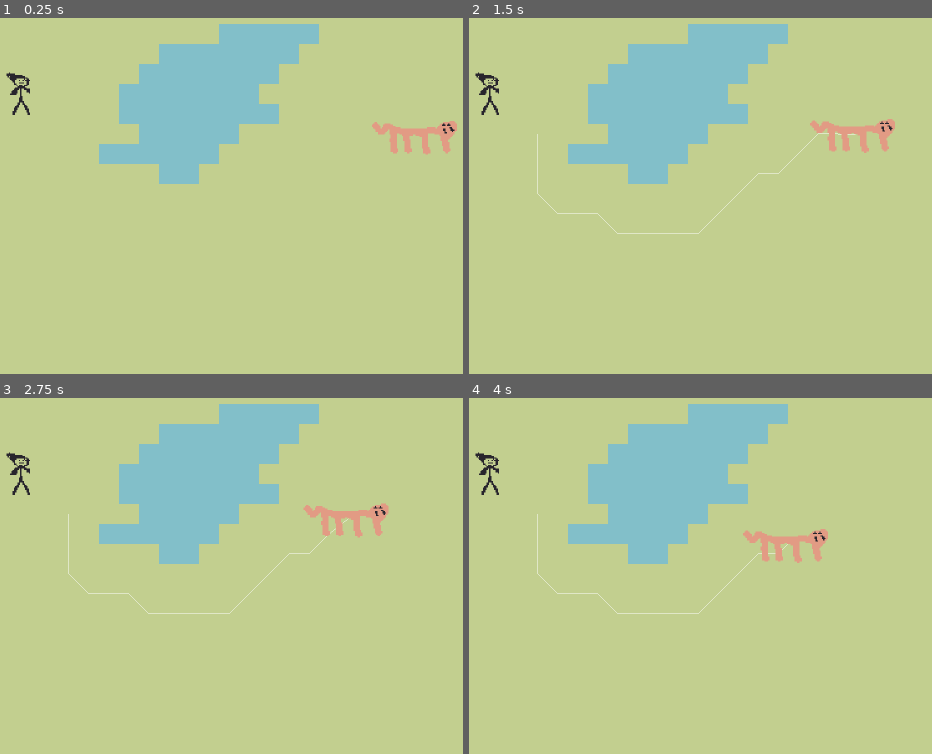
Above: before the commit, frames 1-4 (two rows, left to right).
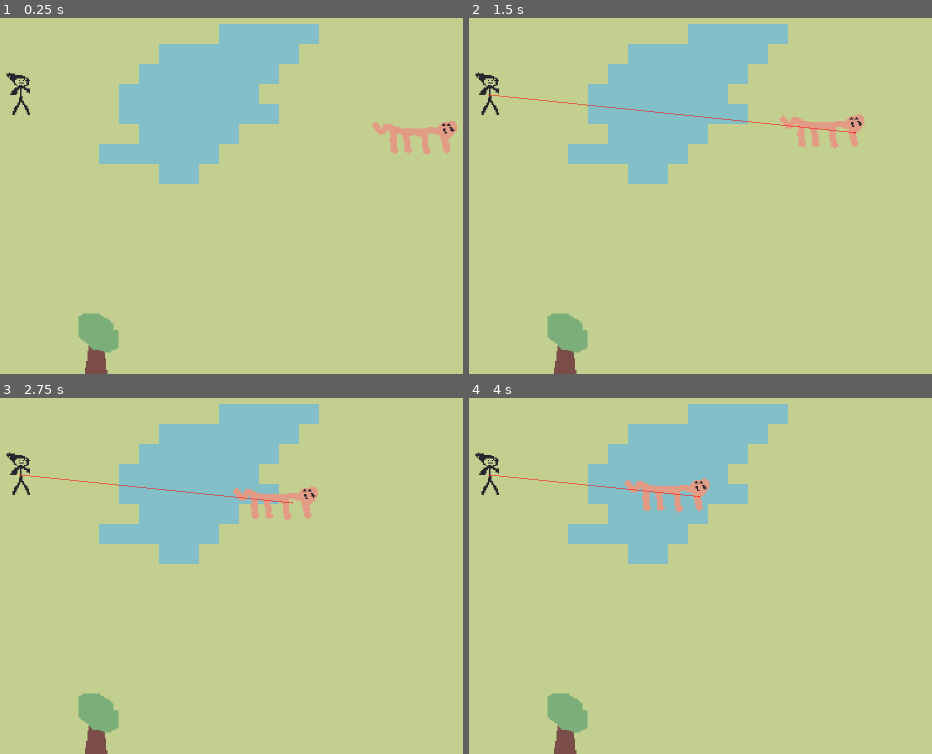
Above: after the commit, the same moments.

Repository: matthewkayin/ictjam25
Game: Godot game, scene res://main.tscn
Same seed, same stepped clock (60 frames per second), same inputs: the game is played once before the commit and once after it.
Inputs:
- Up to frame 1 (0.25 s): no input
- Up to frame 2 (1.5 s): tap Enter at 0.5 s
- Up to frame 3 (2.75 s): no input
- Up to frame 4 (4 s): no input

The runs differ from the first frame. In frame 1, 1.1% of the frame differs, in the area x 16-26%, y 82-100%; in frame 2, 2.6%; in frame 3, 2.9%; in frame 4, 2.9%, in the area x 4-78%, y 21-100%.

Commit message:
better pathing

Diff:
--- a/main.tscn
+++ b/main.tscn
@@ -1,9 +1,10 @@
-[gd_scene load_steps=7 format=3 uid="uid://vai57o0mghdh"]
+[gd_scene load_steps=10 format=3 uid="uid://vai57o0mghdh"]
 
 [ext_resource type="Texture2D" uid="uid://cflmhq5brugov" path="res://tiles.png" id="1_0xm2m"]
 [ext_resource type="PackedScene" uid="uid://ceva3l0wtnxma" path="res://player/player.tscn" id="1_ig7tw"]
 [ext_resource type="Script" uid="uid://drbn7ugnxlv3t" path="res://tilemap.gd" id="2_1bvp3"]
 [ext_resource type="PackedScene" uid="uid://dljjfsdmxf26j" path="res://tiger/tiger.tscn" id="3_h2yge"]
+[ext_resource type="Texture2D" uid="uid://dh4hvbtl3wlcr" path="res://tree.png" id="4_1bvp3"]
 
 [sub_resource type="TileSetAtlasSource" id="TileSetAtlasSource_h2yge"]
 texture = ExtResource("1_0xm2m")
@@ -15,6 +16,14 @@
 custom_data_layer_0/name = "blocked"
 custom_data_layer_0/type = 1
 sources/0 = SubResource("TileSetAtlasSource_h2yge")
+
+[sub_resource type="NavigationPolygon" id="NavigationPolygon_lquwl"]
+vertices = PackedVector2Array(299.75, 395.75, 790.508, 439.758, 10.4297, 440.977, 179.75, 395.75, 7.5625, 10.5078, 179.75, 291.75, 791.227, 11.7266, 299.75, 291.75)
+polygons = Array[PackedInt32Array]([PackedInt32Array(0, 1, 2, 3), PackedInt32Array(3, 2, 4, 5), PackedInt32Array(5, 4, 6, 7), PackedInt32Array(7, 6, 1, 0)])
+outlines = Array[PackedVector2Array]([PackedVector2Array(-2.5, 0.5, 801.25, 1.75, 800.5, 449.75, 0.5, 451)])
+
+[sub_resource type="RectangleShape2D" id="RectangleShape2D_7mycd"]
+size = Vector2(31, 17.75)
 
 [node name="main" type="Node2D"]
 scale = Vector2(4, 4)
@@ -30,3 +39,21 @@
 
 [node name="tiger" parent="." instance=ExtResource("3_h2yge")]
 position = Vector2(494.25, 169.5)
+
+[node name="nav_mesh" type="NavigationRegion2D" parent="."]
+navigation_polygon = SubResource("NavigationPolygon_lquwl")
+
+[node name="tree" type="StaticBody2D" parent="nav_mesh"]
+texture_filter = 1
+position = Vector2(239.75, 343.75)
+
+[node name="Sprite2D" type="Sprite2D" parent="nav_mesh/tree"]
+texture = ExtResource("4_1bvp3")
+
+[node name="CollisionShape2D" type="CollisionShape2D" parent="nav_mesh/tree"]
+position = Vector2(0.25, 23.125)
+shape = SubResource("RectangleShape2D_7mycd")
+
+[node name="NavigationObstacle2D" type="NavigationObstacle2D" parent="nav_mesh/tree"]
+vertices = PackedVector2Array(-50, -42, 50, -42, 50, 42, -50, 42)
+affect_navigation_mesh = true
--- a/tiger/tiger.gd
+++ b/tiger/tiger.gd
@@ -6,20 +6,16 @@
     CHASE
 }
 
-const PROWL_SPEED: float = 100
+const PROWL_SPEED: float = 200
 const STALK_SPEED: float = 200
 const CHASE_SPEED: float = 400
 const PATH_POINT_DISTANCE_REQUIRED: float = 2.0
 
 @onready var sprite = $sprite
-@onready var tilemap = get_node("../tilemap")
-
-@export var debug_draw_path: bool = false
-@export var CELL_SIZE: Vector2i = Vector2i(4, 4)
+@onready var nav_agent = $nav_agent
 
 var mode: Mode = Mode.PROWL
 var player = null
-var path = []
 
 func _ready():
     $nav_timer.timeout.connect(on_nav_timer_timeout)
@@ -27,7 +23,7 @@
 func on_nav_timer_timeout():
     if player == null:
         return
-    path = tilemap.pathfind(position, CELL_SIZE, player.position)
+    nav_agent.set_target_position(player.global_position)
 
 func _physics_process(_delta: float) -> void:
     if player == null:
@@ -35,13 +31,8 @@
     if player == null:
         return
 
-    if not path.is_empty():
-        velocity = position.direction_to(path[0]) * get_speed()
-        move_and_slide()
-        if position.distance_to(path[0]) < PATH_POINT_DISTANCE_REQUIRED:
-            path.pop_front()
-    if debug_draw_path:
-        queue_redraw()
+    velocity = global_position.direction_to(nav_agent.get_next_path_position()) * get_speed()
+    move_and_slide()
 
 func on_spear_hit():
     sprite.play("hurt")
@@ -57,10 +48,3 @@
         return CHASE_SPEED
     else:
         return 0
-
-func _draw():
-    if debug_draw_path:
-        var previous = position
-        for point in path:
-            draw_line(previous - position, point - position, Color.WHITE)
-            previous = point
--- a/tiger/tiger.tscn
+++ b/tiger/tiger.tscn
@@ -47,8 +47,9 @@
 
 [node name="tiger" type="CharacterBody2D"]
 texture_filter = 1
+motion_mode = 1
+wall_min_slide_angle = 0.0
 script = ExtResource("1_dc385")
-debug_draw_path = true
 
 [node name="sprite" type="AnimatedSprite2D" parent="."]
 position = Vector2(-2, 0)
@@ -61,3 +62,6 @@
 [node name="nav_timer" type="Timer" parent="."]
 wait_time = 0.5
 autostart = true
+
+[node name="nav_agent" type="NavigationAgent2D" parent="."]
+debug_enabled = true
